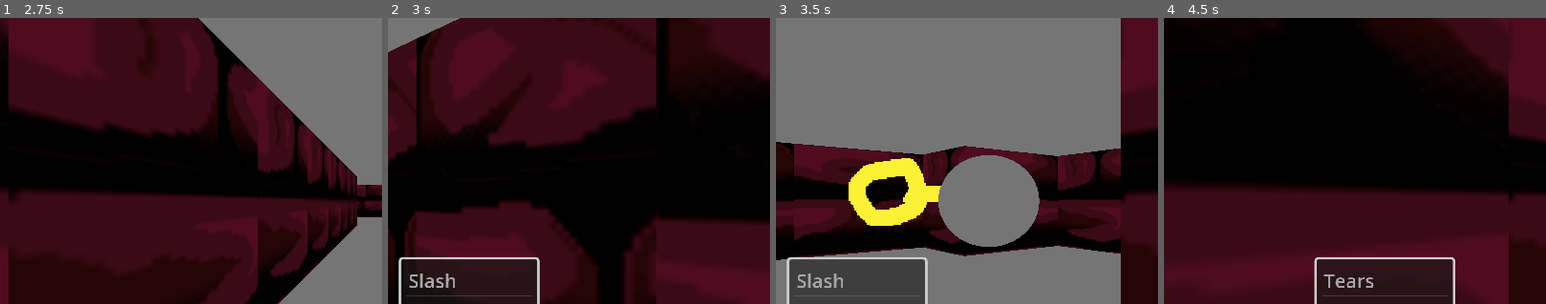
Above: before the commit, frames 1-4 (left to right).
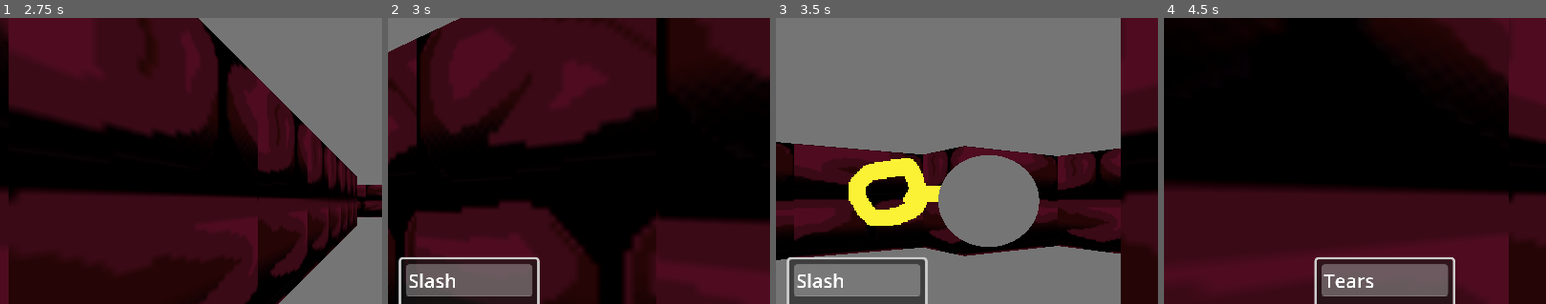
Above: after the commit, the same moments.

Repository: PotentiallyParadoxical/mask-breaker
Game: Godot game, scene res://world.tscn
Two runs of this game, one before a commit and one after it. Both use one fixed random seed, a clock stepped at 60 frames per second and the inputs below. The engine's default icon, where the game draws it, is replaced by a stand-in: a white triangle on a blue panel in a dark square. Video files are missing from this copy of the repository; at most half a second of black plays in their place.
Inputs (mouse positions are % of the whole screen's width and height, from its top left):
- Up to frame 1 (2.75 s): click (22, 94) at 0.5 s; click (32, 91) at 1.25 s; click (42, 88) at 2 s
- Up to frame 2 (3 s): tap Enter at 2.75 s; hold D (move_right) from 2.78 s (still down); tap Z (Attack) at 2.85 s
- Up to frame 3 (3.5 s): keep holding D (move_right)
- Up to frame 4 (4.5 s): release D (move_right) at 3.53 s; hold S (move_back) 3.53-4.28 s; tap C (Item) at 3.6 s; hold D (move_right) from 4.28 s (still down); tap X (Magic) at 4.35 s
The pictures show only the part of the screen within x 0-50%, y 18-68%; the shares and areas given below are measured in that part.

Frame 1 is identical in both runs. In frame 2, 3.7% of the frame differs, in the area x 4-38%, y 86-98%; in frame 3, 3.7%; in frame 4, 3.8%, in the area x 41-75%, y 86-98%.

Commit message:
fix bounce menu

Diff:
--- a/control.gd
+++ b/control.gd
@@ -250,6 +250,7 @@
 
 		mask = $Data.masks.keys()[mask_index]
 		$Portrait/Mask.texture = load($Data.masks[mask]["sprite"])
+		update_values()
 
 	if event.is_action_released("move_right") and $"../Player".get_in_combat():
 		mask_index += 1
@@ -257,8 +258,7 @@
 
 		mask = $Data.masks.keys()[mask_index]
 		$Portrait/Mask.texture = load($Data.masks[mask]["sprite"])
-
-	update_values()
+		update_values()
 
 func spawn_enemy() -> void:
 	enemy = $"Data".entities["rattus1"].duplicate(true)
--- a/player.gd
+++ b/player.gd
@@ -38,7 +38,7 @@
 		target_rot += PI/2
 		is_moving = true
 		print("move_left")
-	if Input.get_action_strength("move_back") > 0.5 or Input.get_action_strength("ui_back") > 0.5:
+	if Input.get_action_strength("move_back") > 0.5 or Input.get_action_strength("ui_down") > 0.5:
 		#$"../Control".spawn_enemy()
 		#in_combat = true
 		target_rot += PI
Not shown: 1 places in control.tscn that only renumber resources
